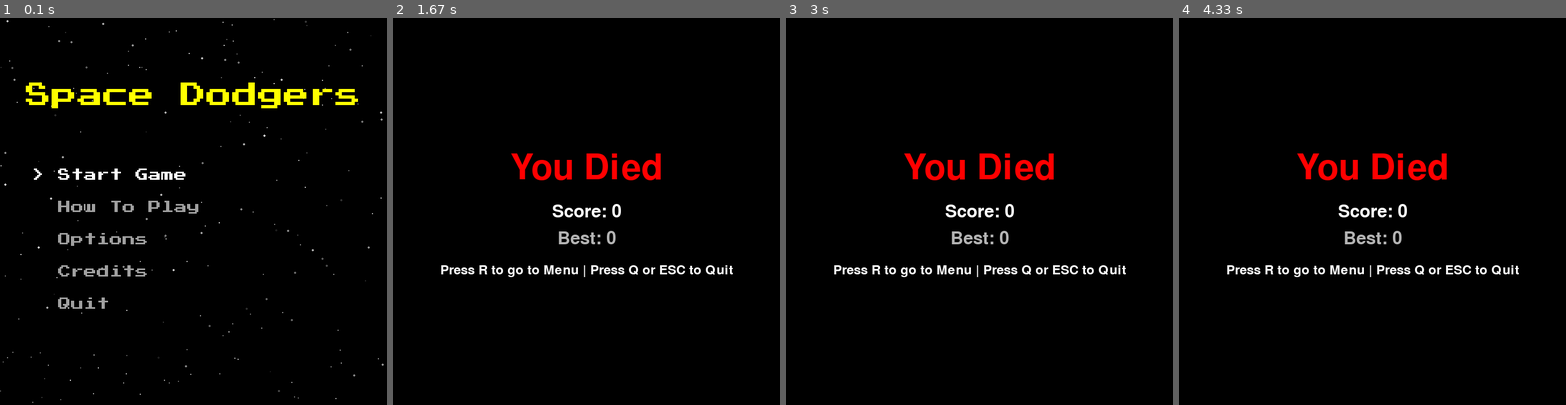
Above: before the commit, frames 1-4 (left to right).
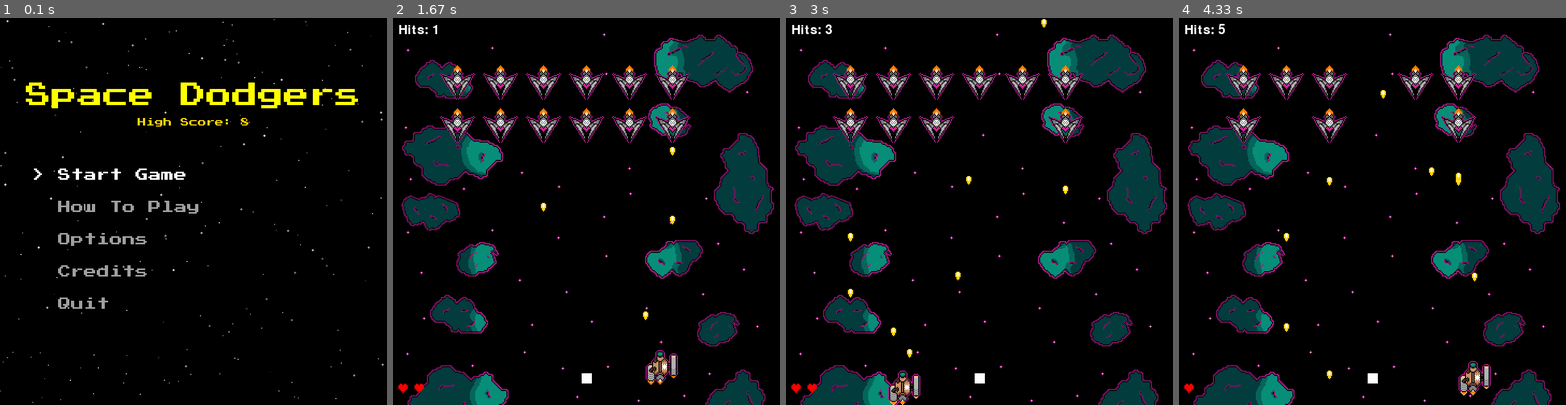
Above: after the commit, the same moments.

Repository: software-engineering-game/pygame-game
Game: pygame game, started from main.py
Same seed, same stepped clock (60 frames per second), same inputs: the game is played once before the commit and once after it.
Inputs:
- Up to frame 1 (0.1 s): no input
- Up to frame 2 (1.67 s): tap Enter at 0.33 s; hold Up 0.67-1.13 s; hold Right 1.17-1.63 s; tap Space at 1.23, 1.53 s
- Up to frame 3 (3 s): hold Left 1.67-2.2 s; tap Space at 1.73, 2.03, 2.3, 2.63, 2.93 s; hold Down 2.23-2.53 s; hold Left 2.57-2.97 s
- Up to frame 4 (4.33 s): hold Up 3-3.37 s; tap Space at 3.07, 3.47, 3.77, 4.13 s; hold Right 3.4-4.03 s; hold Down from 4.07 s (still down)

The runs differ from the first frame. In frame 1, 0.2% of the frame differs, in the area x 35-65%, y 25-29%; in frame 2, 21%, in the area x 1-99%, y 1-100%; in frame 3, 20%; in frame 4, 20%.

Commit message:
lives system added

Diff:
--- a/highscore.json
+++ b/highscore.json
@@ -1 +1 @@
-{"high_score": 0}
+{"high_score": 8}
--- a/states/game_state.py
+++ b/states/game_state.py
@@ -1,3 +1,4 @@
+from tkinter import font
 import pygame
 import random
 import os
@@ -231,7 +232,9 @@
             start_pos=(app.width // 2, app.height - 50),
         )
         self.ally_ships.add(self.player)
+        self.player_start_pos = (app.width // 2, app.height - 50)
         self.enemy_hit_count = 0
+        self.lives = 3
 
         # Restore saved position if returning from pause
         if GameState.saved_player_position is not None:
@@ -269,15 +272,23 @@
                 if enemy.can_shoot:
                     enemy.shoot(self.enemy_bullets)
 
-        # ✅ ADDED: if enemy touches player -> go to death screen
+        # if enemy touches player -> go to death screen
         if pygame.sprite.spritecollide(self.player, self.enemy_ships, False):
+         self.lives -= 1
+         self.player.rect.center = self.player_start_pos
+
+         if self.lives <= 0:
             app.change_state(DeathState("You Died", self.enemy_hit_count))
             return
 
         # If enemy bullet hits player -> go to death screen
         if pygame.sprite.spritecollide(self.player, self.enemy_bullets, True):
-            app.change_state(DeathState("You Died", self.enemy_hit_count))
-            return
+         self.lives -= 1
+         self.player.rect.center = self.player_start_pos
+
+         if self.lives <= 0:
+          app.change_state(DeathState("You Died", self.enemy_hit_count))
+          return
 
         # Update shooting cooldown
         if not self.player.can_shoot:
@@ -319,6 +330,11 @@
         font = pygame.font.Font(None, 36)
         counter_text = font.render(f"Hits: {self.enemy_hit_count}", True, (255, 255, 255))
         screen.blit(counter_text, (10, 10))
+        font = pygame.font.Font("assets/fonts/PressStart2P-vaV7.ttf", 20)
+
+        for i in range(self.lives):
+            heart = font.render("♥", True, (255, 0, 0))
+            screen.blit(heart, (10 + i * 30, screen.get_height() - 40))
 
     # def spawn_enemy_wave(
     #     self, frames, speed, corner_pos, size, spacing
